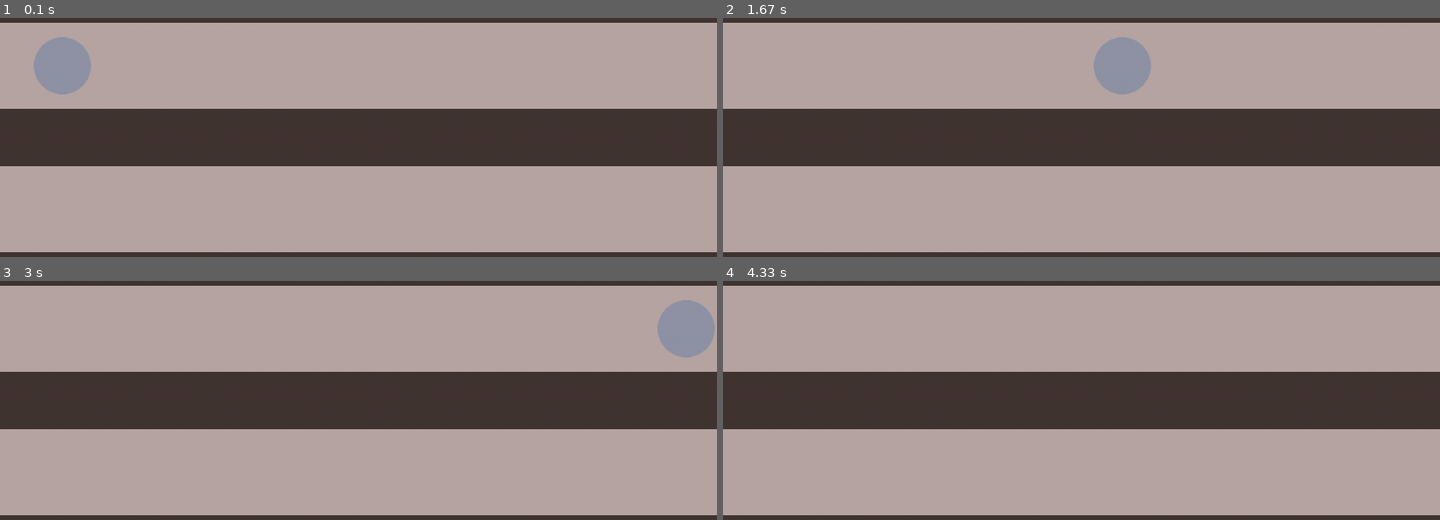
Above: before the commit, frames 1-4 (two rows, left to right).
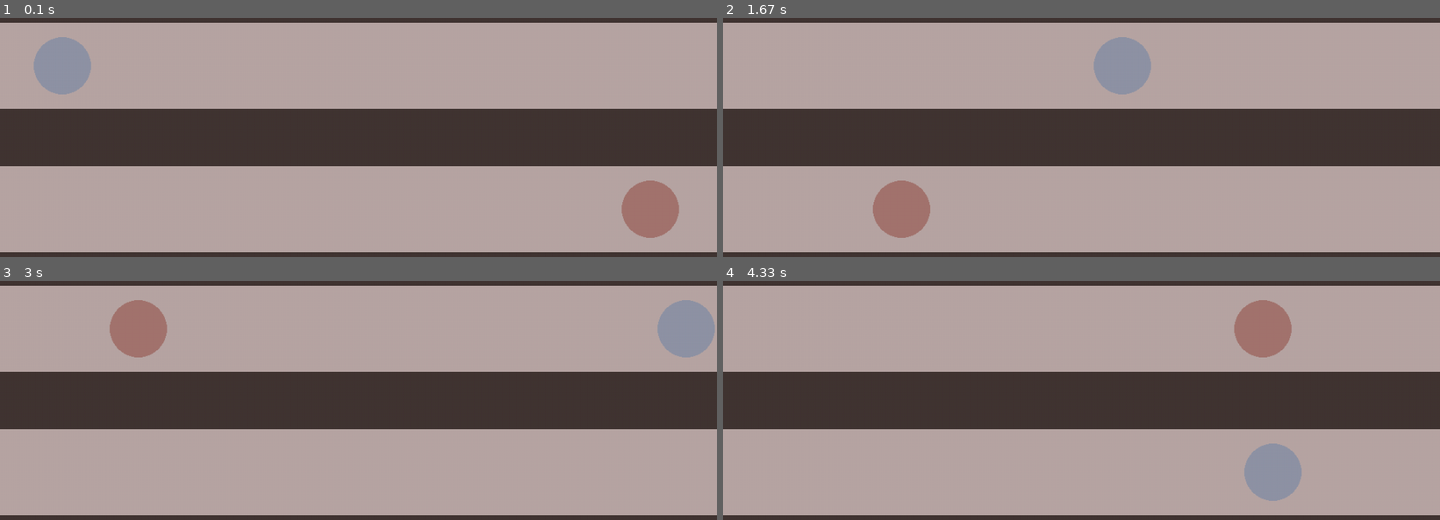
Above: after the commit, the same moments.

Repository: polismir/pygame_my
Game: pygame game, started from task5.py
Two runs of this game, one before a commit and one after it. Both use one fixed random seed, a clock stepped at 60 frames per second and the inputs below.
Inputs:
- Up to frame 1 (0.1 s): no input
- Up to frame 2 (1.67 s): no input
- Up to frame 3 (3 s): no input
- Up to frame 4 (4.33 s): no input

The runs differ from the first frame. In frame 1, 1.5% of the frame differs, in the area x 86-95%, y 68-92%; in frame 2, 1.5%; in frame 3, 1.5%; in frame 4, 3.0%, in the area x 71-81%, y 8-92%.

Commit message:
Update task5.py

Diff:
--- a/task5.py
+++ b/task5.py
@@ -26,17 +26,23 @@
 ball.fill((0, 0, 0, 0))
 pg.draw.circle(ball, (*BLUE, 100), (BALL_WIDTH / 2, BALL_HEIGHT / 2), 40)
 x, y = 0, 135
+speed = 5
+flag = "вправо"
 
-# ball1 = pg.Surface((BALL_WIDTH, BALL_HEIGHT), pg.SRCALPHA)
-# ball1.fill((0, 0, 0, 0))
-# pg.draw.circle(ball1, (*RED, 100), (BALL_WIDTH / 2, BALL_HEIGHT / 2), 40)
-# x1, y1 = 880, 335
+
+ball1 = pg.Surface((BALL_WIDTH, BALL_HEIGHT), pg.SRCALPHA)
+ball1.fill((0, 0, 0, 0))
+pg.draw.circle(ball1, (*RED, 100), (BALL_WIDTH / 2, BALL_HEIGHT / 2), 40)
+x1, y1 = 880, 335
+speed1 = 7
+flag1 = "влево"
+
 
 # если надо до игрового цикла (=на самом старте игры) отобразить объекты, то отрисовываем их здесь:
 # ...
 screen.blit(background, (0, 0))  # наносим первым слоем
 screen.blit(ball, (x, y))
-# screen.blit(ball1, (x1, y1))
+screen.blit(ball1, (x1, y1))
 pg.display.update()  # затем обновляем экран, чтобы показать изменения
 
 # главный игровой цикл:
@@ -53,13 +59,33 @@
     if not flag_play:
         break
 
-    x += 5
     if x >= WIDTH:
-        y = 880
+        flag = "влево"
+    if x <= -120:
+        flag = "вправо"
+
+    if flag == "вправо":
+        y = 135
+        x += speed
+    if flag == "влево":
+        y = 335
+        x -= speed
+
+    if x1 >= WIDTH:
+        flag1 = "влево"
+    if x1 <= -120:
+        flag1 = "вправо"
+
+    if flag1 == "вправо":
+        y1 = 135
+        x1 += speed1
+    if flag1 == "влево":
+        y1 = 335
+        x1 -= speed1
 
     # перерисовка экрана:
     # ...
     screen.blit(background, (0, 0))  # наносим первым слоем
     screen.blit(ball, (x, y))
-    # screen.blit(ball1, (x1, y1))
+    screen.blit(ball1, (x1, y1))
     pg.display.update()  # обновление экрана, чтобы отобразить новую перерисовку
